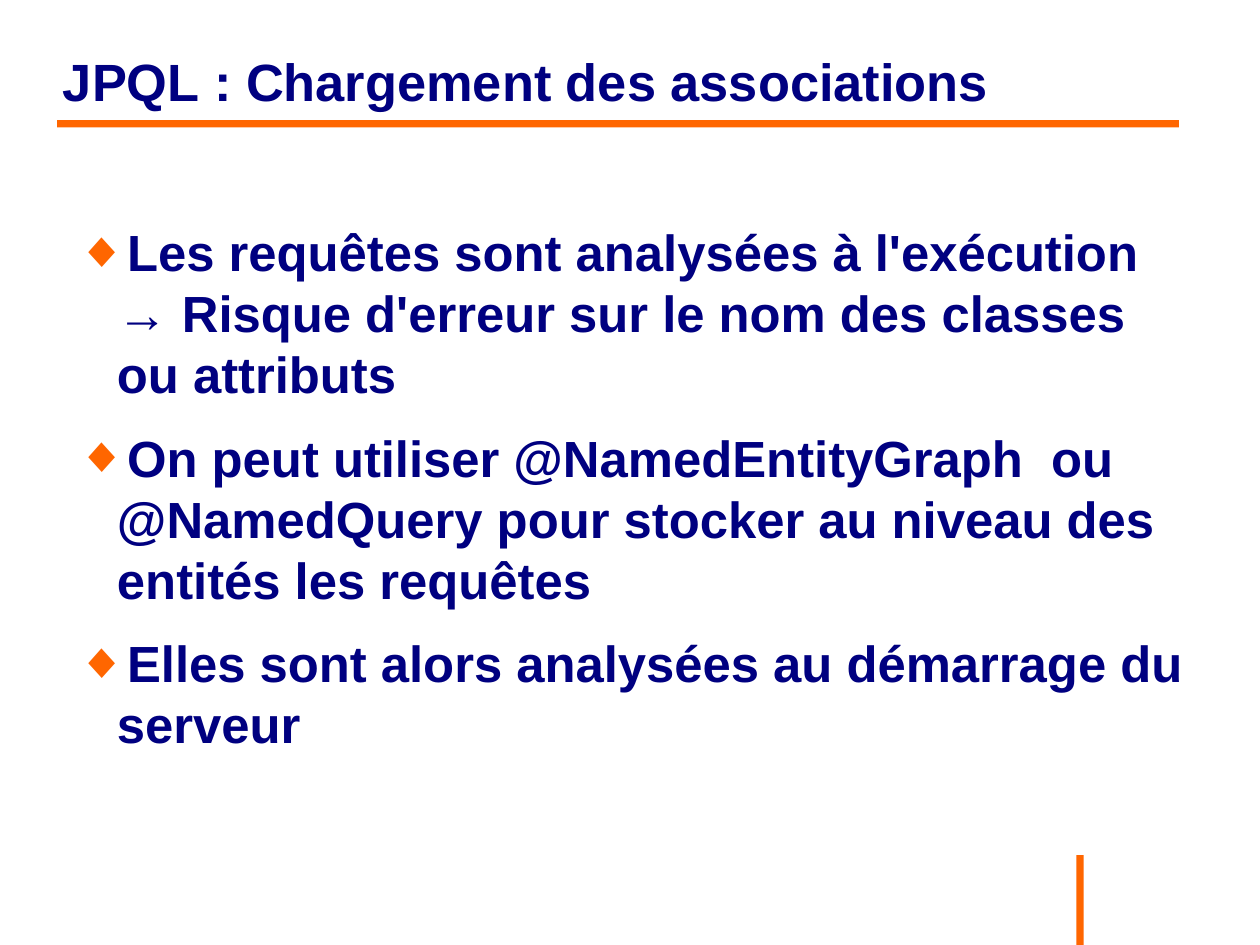
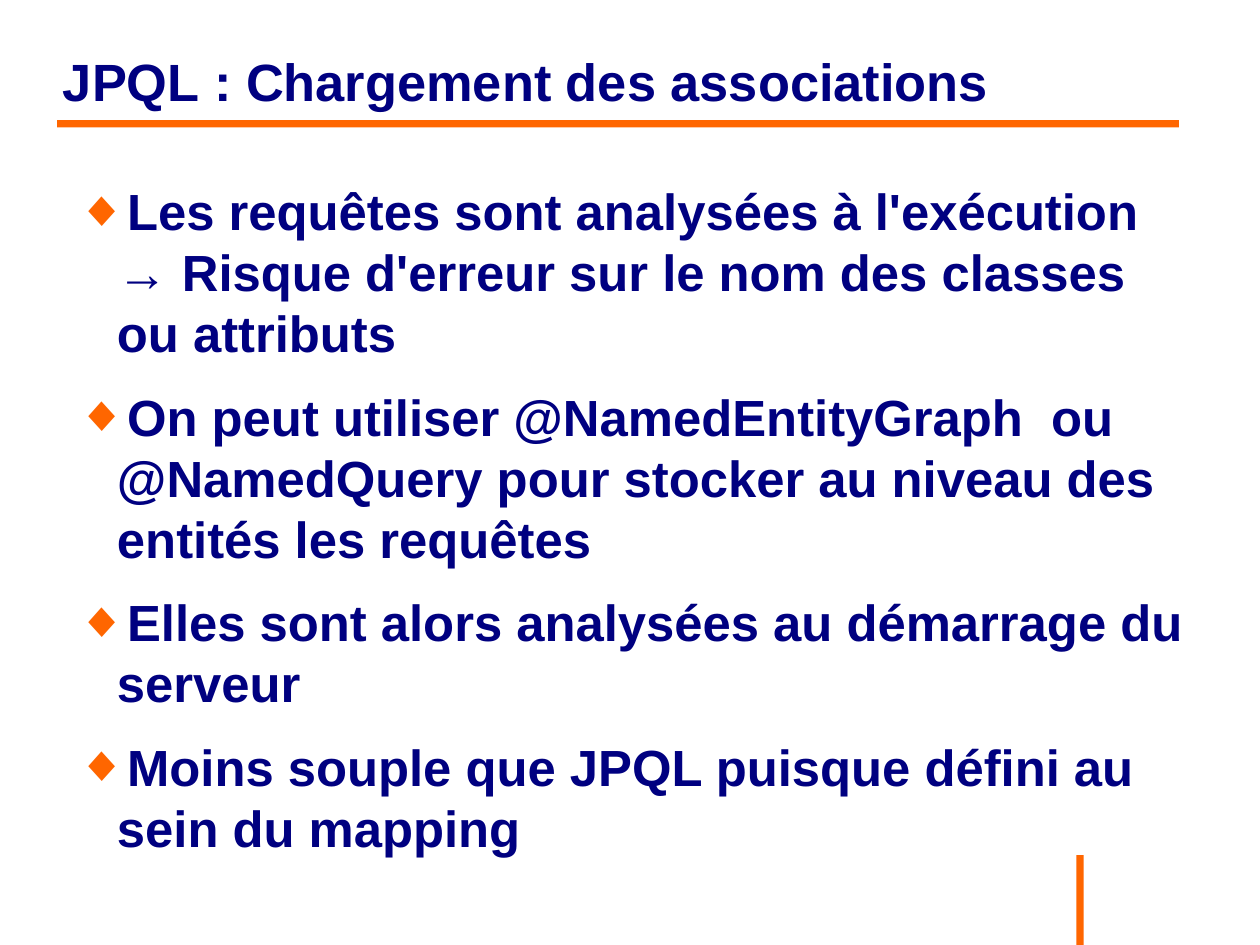
Before and after one commit to philphils/formation-hibernate-basique, a slide deck: slide 128 of Documentation/diapo_formation_hibernate.odp (slide 126 before the commit). Drawn at 1260x945 pixels with LibreOffice and Linux fonts; fonts in the diff are those of the drawing; background and template pictures are left out. Boxes give left, top, right and bottom in pixels: in the first picture for what was removed or moved away, otherwise in the second. Text is boxed around its words. In the diff, an @@ line names an element or a change of style, - is before the commit and + after.

```diff
--- a/Documentation/diapo_formation_hibernate.odp
+++ b/Documentation/diapo_formation_hibernate.odp
@@ text "Les requêtes sont analysées à ...": place and size @@
-text "Les requêtes sont analysées à ..." at [117, 233, 1182, 744]
+text "Les requêtes sont analysées à ..." at [117, 192, 1182, 796]
@@ text at [127, 748, 1133, 796]: paragraph added @@
+◆ Moins souple que JPQL puisque défini au sein du mapping
```
Also in this commit, not shown: 21 other slides changed, 2 slides added.
